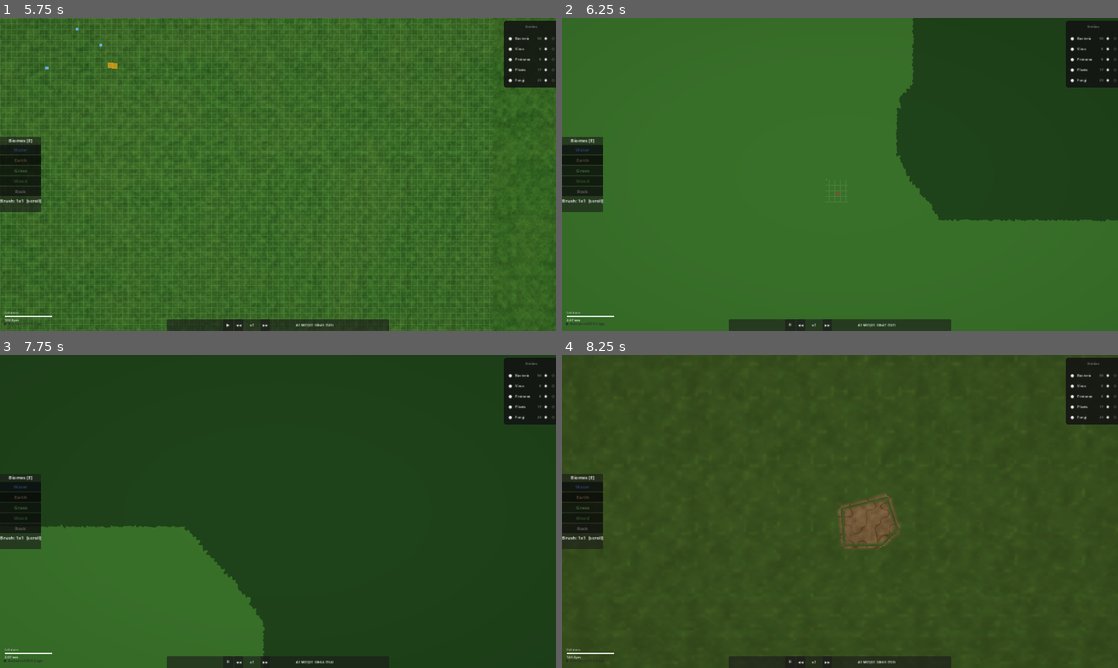
Above: before the commit, frames 1-4 (two rows, left to right).
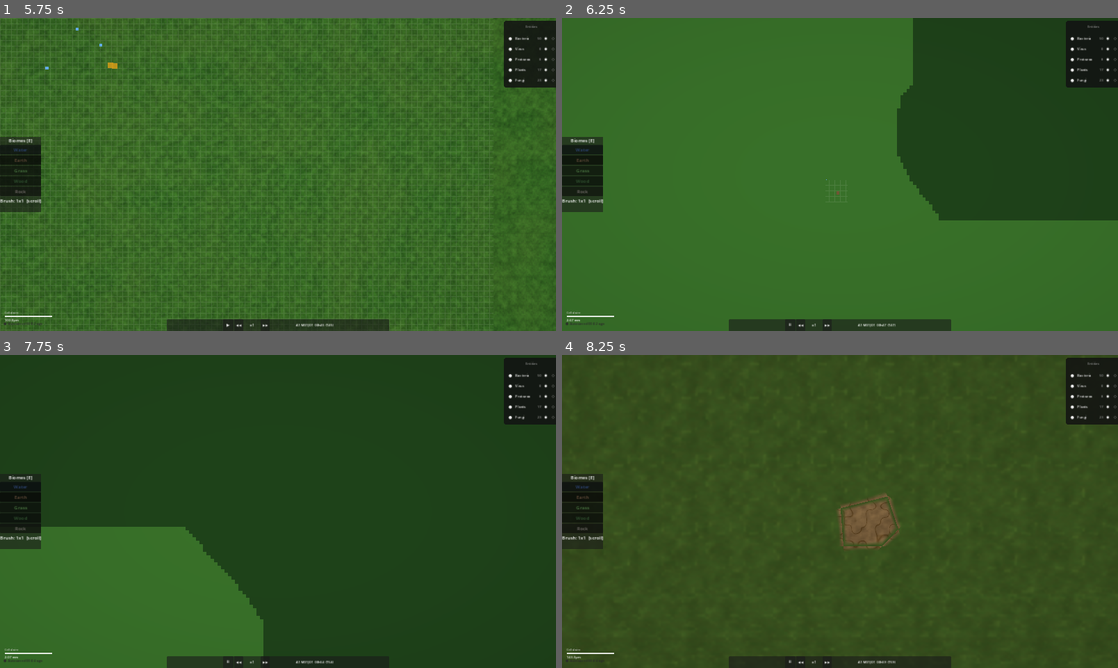
Above: after the commit, the same moments.

Repository: trinityUwU/Primordia
Game: Godot game, scene res://scenes/MainMenu.tscn
The game is run twice, just before and just after one commit, with the same random seed, the same clock (stepped at 60 frames per second) and the same inputs.
Inputs (mouse positions are in pixels of both pictures, inside the frame that each line leads up to):
- Up to frame 1 (5.75 s): tap Enter at 0.5 s; move the mouse to (400, 158) at 0.52 s; hold D 0.53-1.25 s; tap H at 0.6 s; click (400, 158) at 0.67 s; tap Space at 0.77, 4.52 s; click "New Game" at 1.25 s; click (278, 146) at 2.02 s; type "Alex" at 2.1 s; click "New Game" at 2.75 s; click "Create" at 3.5 s; move the mouse to (166, 190) at 4.27 s; hold S 4.28-5.03 s; tap E at 4.35 s; move the mouse to (333, 105) at 5.02 s; hold D from 5.03 s (still down); tap G at 5.1 s
- Up to frame 2 (6.25 s): move the mouse to (812, 237) at 5.77 s; release D at 5.78 s; hold W from 5.78 s (still down); tap 1 at 5.85 s; click (812, 237) at 5.92 s; tap Space at 6.02 s
- Up to frame 3 (7.75 s): move the mouse to (444, 558) at 6.52 s; release W at 6.53 s; hold A from 6.53 s (still down); tap 2 at 6.6 s; tap Space at 6.77, 7.52 s; move the mouse to (111, 464) at 7.27 s; tap 3 at 7.35 s
- Up to frame 4 (8.25 s): move the mouse to (867, 511) at 8.02 s; release A at 8.03 s; hold S from 8.03 s (still down); tap 4 at 8.1 s; click (867, 511) at 8.17 s

Frame 1 is identical in both runs. In frame 2, 0.1% of the frame differs, in the area x 49-100%, y 0-66%; in frame 3, less than 0.1%; in frame 4, nothing differs.

Commit message:
fix: shader ultra-LOD >8μm/px — direct texel lookup, zero Voronoi/noise, 60fps garanti à toute échelle macro

Diff:
--- a/shaders/biome.gdshader
+++ b/shaders/biome.gdshader
@@ -156,61 +156,50 @@
 // ── Main fragment ────────────────────────────────────────────────────────────
 
 void fragment() {
-	vec2 world_pos = cam_pos + (UV - vec2(0.5)) * vp_size / zoom;
-	vec2 chunk_f   = world_pos / chunk_px;
-	ivec2 base     = ivec2(floor(chunk_f));
-	int   ts       = int(tex_size);
-
-	// Voronoi — find 2 closest jittered chunk centers
-	float d1 = 1e9, d2 = 1e9;
-	int   b1 = 2,   b2 = 2;
-
-	for (int dy = -1; dy <= 1; dy++) {
-		for (int dx = -1; dx <= 1; dx++) {
-			ivec2 nc    = base + ivec2(dx, dy);
-			ivec2 tc    = clamp(nc - ivec2(tex_origin), ivec2(0), ivec2(ts - 1));
-			float b_raw = texelFetch(biome_tex, tc, 0).r;
-			int   btype = int(round(b_raw * 4.0));
-			vec2 center = vec2(nc) + 0.5 + chunk_jitter(nc);
-			float d     = distance(chunk_f, center);
-			if (d < d1) { d2 = d1; b2 = b1; d1 = d; b1 = btype; }
-			else if (d < d2) { d2 = d; b2 = btype; }
+	vec2  world_pos = cam_pos + (UV - vec2(0.5)) * vp_size / zoom;
+	vec2  chunk_f   = world_pos / chunk_px;
+	ivec2 base      = ivec2(floor(chunk_f));
+	int   ts        = int(tex_size);
+	float wu_per_px = 1.0 / zoom;
+
+	vec3 final_color;
+
+	if (wu_per_px > 8.0) {
+		// Ultra-LOD: single texel lookup, zero Voronoi, zero noise — full 60fps at any scale
+		ivec2 tc = clamp(base - ivec2(tex_origin), ivec2(0), ivec2(ts - 1));
+		int b    = int(round(texelFetch(biome_tex, tc, 0).r * 4.0));
+		final_color = biome_color_flat(b);
+
+	} else {
+		// Voronoi for smooth organic borders
+		float d1 = 1e9, d2 = 1e9;
+		int   b1 = 2,   b2 = 2;
+		for (int dy = -1; dy <= 1; dy++) {
+			for (int dx = -1; dx <= 1; dx++) {
+				ivec2 nc     = base + ivec2(dx, dy);
+				ivec2 tc     = clamp(nc - ivec2(tex_origin), ivec2(0), ivec2(ts - 1));
+				int   btype  = int(round(texelFetch(biome_tex, tc, 0).r * 4.0));
+				vec2  center = vec2(nc) + 0.5 + chunk_jitter(nc);
+				float d      = distance(chunk_f, center);
+				if (d < d1) { d2 = d1; b2 = b1; d1 = d; b1 = btype; }
+				else if (d < d2) { d2 = d; b2 = btype; }
+			}
 		}
+		float eb = smoothstep(0.0, 0.18, d2 - d1);
+		vec3 ca, cb;
+		if (wu_per_px > 2.0) {
+			float n = noise(world_pos / 60.0) * 0.07 - 0.035;
+			float t = clamp((wu_per_px - 2.0) / 6.0, 0.0, 1.0);
+			ca = biome_color_flat(b1) + n * (1.0 - t);
+			cb = biome_color_flat(b2) + n * (1.0 - t);
+		} else {
+			ca = get_biome_color(b1, world_pos);
+			cb = get_biome_color(b2, world_pos);
+		}
+		final_color = mix(cb, ca, eb);
 	}
-
-	float edge_blend = smoothstep(0.0, 0.18, d2 - d1);
-
-	// LOD: world_units_per_pixel = 1/zoom
-	// > 2000 wu/px (~2mm/px): flat colors only — no noise at all
-	// 200..2000 wu/px: flat colors + cheap single noise blend
-	// < 200 wu/px: full detail textures
-	float wu_per_px = 1.0 / zoom;
-
-	vec3 col_a, col_b;
-
-	// LOD thresholds (wu = μm per screen pixel):
-	//   > 10 μm/px  → flat colors only  (macro view, km scale down to ~1cm)
-	//   2..10 μm/px → flat + 1 noise pass (intermediate, few mm)
-	//   < 2 μm/px   → full procedural detail (truly microscopic, bacteria visible)
-	if (wu_per_px > 10.0) {
-		col_a = biome_color_flat(b1);
-		col_b = biome_color_flat(b2);
-
-	} else if (wu_per_px > 2.0) {
-		float t = clamp((wu_per_px - 2.0) / 8.0, 0.0, 1.0);
-		float n = noise(world_pos / 60.0) * 0.07 - 0.035;
-		col_a = biome_color_flat(b1) + n * (1.0 - t);
-		col_b = biome_color_flat(b2) + n * (1.0 - t);
-
-	} else {
-		col_a = get_biome_color(b1, world_pos);
-		col_b = get_biome_color(b2, world_pos);
-	}
-
-	vec3 final_color = mix(col_b, col_a, edge_blend);
 
 	vec2 uv_c = (UV - 0.5) * 2.0;
 	final_color *= 1.0 - dot(uv_c, uv_c) * 0.04;
-
 	COLOR = vec4(clamp(final_color, 0.0, 1.0), 1.0);
 }
